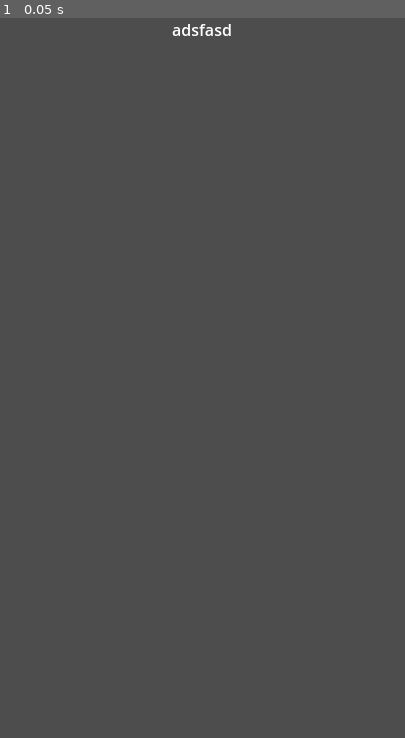
Above: before the commit, frame 1.
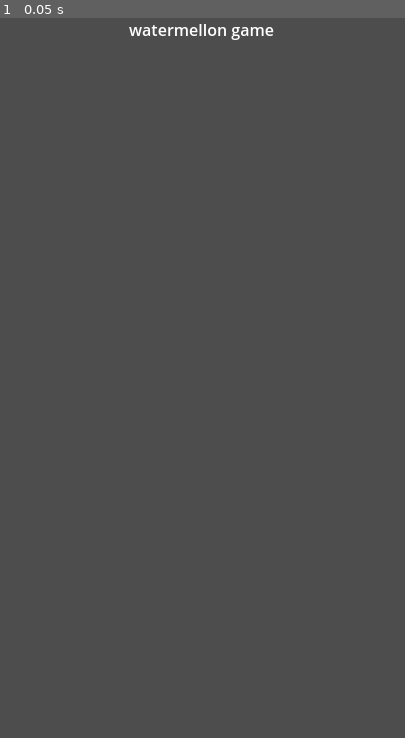
Above: after the commit, the same moment.

Repository: ggoljunsa/08_watermelon
Game: Godot game, scene res://scene/main.tscn
The game is run twice, just before and just after one commit, with the same random seed, the same clock (stepped at 60 frames per second) and the same inputs.
Inputs:
- Up to frame 1 (0.05 s): no input

The runs differ from the first frame. In frame 1, 0.3% of the frame differs, in the area x 31-68%, y 0-4%.

Commit message:
로직 수정
결합할때 순서를 로직 표대로 구현(시그널 사용)
flag는 인풋 받을때만 사용하도록 만들었다.

이후 해야하는일:
점수시스템, 사망 시스템 구현

Diff:
--- a/project.godot
+++ b/project.godot
@@ -37,6 +37,13 @@
 
 directory_path="res://addons/godot-idea-board/savedata/"
 
+[input]
+
+touch={
+"deadzone": 0.5,
+"events": []
+}
+
 [rendering]
 
 renderer/rendering_method="mobile"
--- a/scene/ball.gd
+++ b/scene/ball.gd
@@ -6,7 +6,7 @@
 
 
 var ball_level = 0
-@export var ball_size = [20,25, 30, 38, 45,50, 55, 60]
+@export var ball_size = [20,25, 30, 38, 45,50, 55, 60, 65, 70, 75, 80]
 @export var collision_radius = 1
 
 # Called when the node enters the scene tree for the first time.
@@ -21,6 +21,7 @@
 
 # Called every frame. 'delta' is the elapsed time since the previous frame.
 func _process(delta):
+	#print(linear_velocity)
 	pass
 
 
@@ -48,7 +49,7 @@
 
 
 func ball_setsize(num: int):
-	print(num, 'setsize')
+	#print(num, 'setsize')
 	set_physics_process(false)
 	ball_level = num
 	ball_collision = get_node("CollisionShape2D")
--- a/scene/main.gd
+++ b/scene/main.gd
@@ -3,30 +3,63 @@
 var ball_object = load("res://scene/ball.tscn")
 var numbers = [0, 1, 2, 3]
 @export var probabilities = [45, 30, 20, 5]
-
-
+var instance
+var throw_speed = Vector2(0, 100)
+var ball_generate_flag = true
 # Called when the node enters the scene tree for the first time.
 func _ready():
-	pass
+	ball_generate(rand_generate(), $UI/Spot.position)
 
 
 
 # Called every frame. 'delta' is the elapsed time since the previous frame.
+
+
 func _process(delta):
 	pass
+	"""
+	if ball_generate_flag:
+		var pos = Vector2($UI/Spot.position)
+		ball_generate(rand_generate(), pos)
+		ball_generate_flag = false
+		await get_tree().create_timer(3).timeout
+		ball_generate_flag = true
+	"""
 
 
+
+
+var input_flag = true
 func _unhandled_input(event):
-	if event is InputEventMouseButton and event.pressed:
-		#print("마우스 위치: ", event.position)
-		var pos = Vector2(event.position.x, 0.0)
-		ball_generate(rand_generate(), pos)
+	if input_flag:
+		if event is InputEventMouseButton and event.pressed:
+			print(event.position)
+			input_flag = false
+			#print("마우스 위치: ", event.position)
+			var pos = Vector2(event.position.x, $UI/Spot.position.y+100)
+			move_ball(pos)
+
+signal detect_ball
+func move_ball(pos):
+	#move the ball into certain position with tween
+	var tween = instance.create_tween()
+	tween.tween_property(instance, "position", pos, 0.1)
+	await get_tree().create_timer(0.1).timeout
+	#set gravity of the ball.
+	instance.freeze = false
+	instance.get_node("Area2D").monitoring = true
+	#set the speed (
+	#instance.set_linear_velocity(throw_speed)
+	#await get_tree().create_timer(3).timeout
+	emit_signal("detect_ball")
 
 func ball_generate(num, pos):
-	var instance = ball_object.instantiate()
+	instance = ball_object.instantiate()
 	instance.ball_setsize(num)
+	instance.freeze = true
+	instance.get_node("Area2D").monitoring = false
 	instance.position = pos
-	add_child(instance)
+	$object.add_child(instance)
 
 
 #returns random
@@ -41,3 +74,9 @@
 		return 2
 	else:
 		return 3
+
+
+
+func _on_object_balls_stabled():
+	ball_generate(rand_generate(), $UI/Spot.position)
+	input_flag = true
--- a/scene/main.tscn
+++ b/scene/main.tscn
@@ -1,6 +1,7 @@
-[gd_scene load_steps=5 format=3 uid="uid://dhypcprpq0r6m"]
+[gd_scene load_steps=7 format=3 uid="uid://dhypcprpq0r6m"]
 
 [ext_resource type="Script" path="res://scene/main.gd" id="1_qajoh"]
+[ext_resource type="Script" path="res://scene/object.gd" id="2_8x0f3"]
 
 [sub_resource type="PhysicsMaterial" id="PhysicsMaterial_l8aet"]
 
@@ -9,6 +10,9 @@
 
 [sub_resource type="RectangleShape2D" id="RectangleShape2D_u7p6c"]
 size = Vector2(19, 1161.5)
+
+[sub_resource type="RectangleShape2D" id="RectangleShape2D_c8850"]
+size = Vector2(408, 22)
 
 [node name="main" type="Node2D"]
 script = ExtResource("1_qajoh")
@@ -22,8 +26,20 @@
 offset_bottom = 40.0
 grow_horizontal = 2
 size_flags_horizontal = 3
-text = "adsfasd"
+text = "watermellon game"
 horizontal_alignment = 1
+
+[node name="Spot" type="Control" parent="UI"]
+layout_mode = 3
+anchors_preset = 15
+anchor_right = 1.0
+anchor_bottom = 1.0
+offset_left = 193.0
+offset_top = 95.0
+offset_right = -212.0
+offset_bottom = -625.0
+grow_horizontal = 2
+grow_vertical = 2
 
 [node name="Barrier" type="StaticBody2D" parent="."]
 position = Vector2(324, 576)
@@ -40,3 +56,20 @@
 [node name="CollisionShape2D3" type="CollisionShape2D" parent="Barrier"]
 position = Vector2(93, -212)
 shape = SubResource("RectangleShape2D_u7p6c")
+
+[node name="Area2D" type="Area2D" parent="."]
+
+[node name="CollisionShape2D" type="CollisionShape2D" parent="Area2D"]
+position = Vector2(202, 153)
+shape = SubResource("RectangleShape2D_c8850")
+debug_color = Color(0.541176, 0.407843, 1, 0.419608)
+
+[node name="object" type="Control" parent="."]
+layout_mode = 3
+anchors_preset = 0
+offset_right = 40.0
+offset_bottom = 40.0
+script = ExtResource("2_8x0f3")
+
+[connection signal="detect_ball" from="." to="object" method="_on_main_detect_ball"]
+[connection signal="balls_stabled" from="object" to="." method="_on_object_balls_stabled"]
--- /dev/null
+++ b/scene/object.gd
@@ -0,0 +1,36 @@
+extends Control
+#안에 있는 ball object가 정지해 있는지, 체크하기.
+signal balls_stabled
+# Called when the node enters the scene tree for the first time.
+func _ready():
+	set_process(false)
+	pass # Replace with function body.
+
+
+# Called every frame. 'delta' is the elapsed time since the previous frame.
+var children
+
+func _process(delta):
+	children = get_children()
+	#print(children)
+	if check_if_stopped(children):
+		print('stop')
+		emit_signal("balls_stabled")
+		set_process(false)
+
+func check_if_stopped(children):
+
+	for child in children:
+		if speed(child.linear_velocity) > 5 or child.position.y < 300:
+			print(child.linear_velocity)
+			return false
+	return true
+
+
+func speed(linear_velocity):
+	return sqrt(linear_velocity.x*linear_velocity.x + linear_velocity.y*linear_velocity.y)
+
+func _on_main_detect_ball():
+	set_process(true)
+	print('sex')
+	pass # Replace with function body.
Not shown, changed: addons/godot-idea-board/savedata/ball.json
